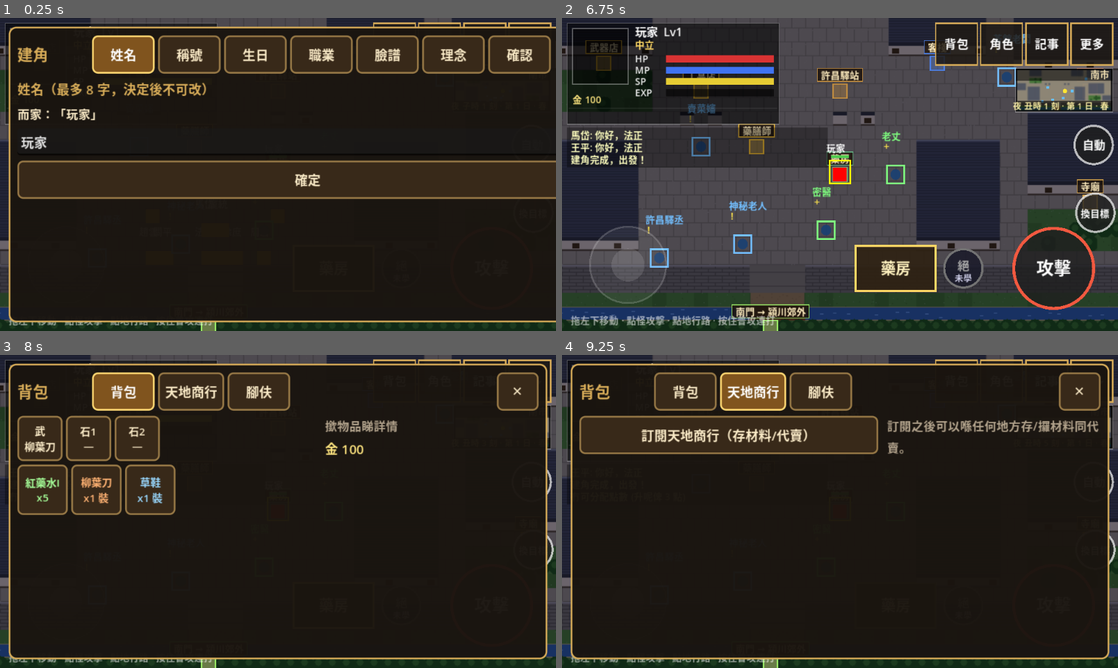
Above: before the commit, frames 1-4 (two rows, left to right).
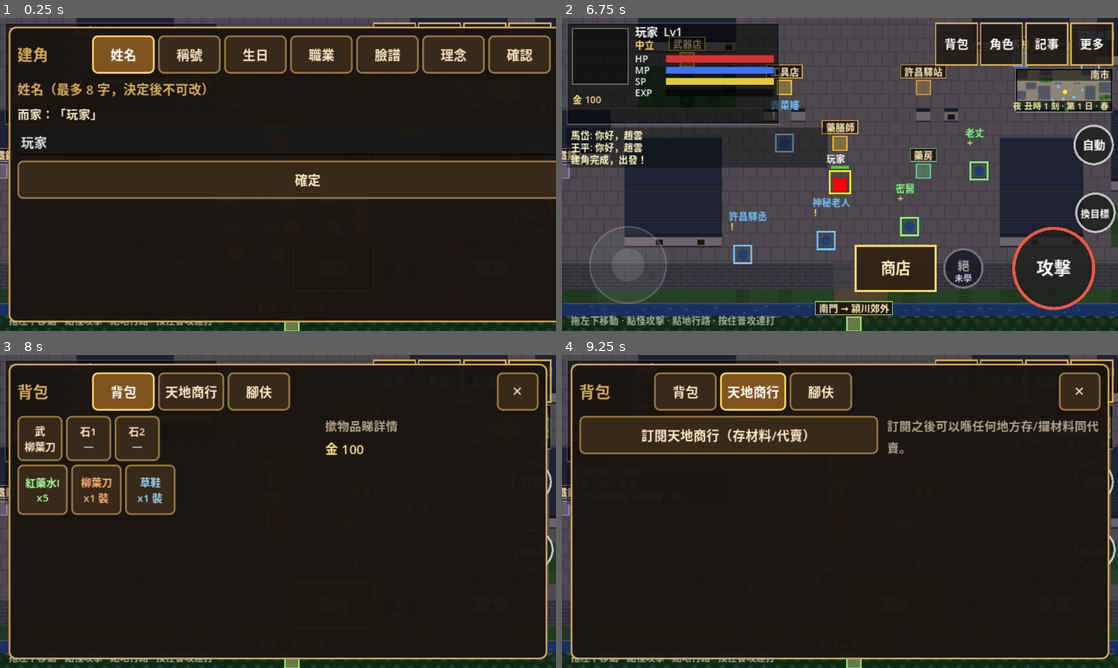
Above: after the commit, the same moments.

Repository: alphakey-marketing/sanguo-remake
Game: Godot game, scene res://ui/main.tscn
The game is run twice, just before and just after one commit, with the same random seed, the same clock (stepped at 60 frames per second) and the same inputs.
Inputs (mouse positions are in pixels of both pictures, inside the frame that each line leads up to):
- Up to frame 1 (0.25 s): no input
- Up to frame 2 (6.75 s): click "姓名" at 0.5 s; click "稱號" at 1.25 s; click (867, 143) at 2.02 s; type "12" at 2.1 s; click "生日" at 2.75 s; click "職業" at 3.5 s; click "臉譜" at 4.25 s; click "理念" at 5 s; click "確認" at 5.75 s; click "出發！" at 6.5 s
- Up to frame 3 (8 s): tap Enter at 7.25 s; move the mouse to (400, 495) at 7.27 s; hold D from 7.28 s (still down); tap B at 7.35 s; click (400, 495) at 7.42 s; tap Space at 7.52 s
- Up to frame 4 (9.25 s): release D at 8 s; click "背包" at 8 s; click "天地商行" at 8.75 s

The runs differ from the first frame. In frame 1, 2.0% of the frame differs, in the area x 0-97%, y 0-100%; in frame 2, 32%, in the area x 0-100%, y 0-100%; in frame 3, 2.2%; in frame 4, 2.2%.

Commit message:
S03a 可攻擊 NPC: 居民/紅名NPC攻擊 + 反擊/逃跑叫衛兵 + 善惡 ±1000/+300/+100 + UI長按攻擊
- karma.gd 加 karma_after_kill_npc（殺善居民: 非惡直接 -1000 / 惡人累積 -1000；殺紅名一律 +300）+ counter_kill 反擊 +100（clamp ±30000）
- cmd_attack 開放 kind==bot 做攻擊目標（安全區照禁）；sim_ai 泛化去追/打任何 ch 目標（怪睇 mob_def，NPC 用 player_def）
- _kill_bot：殺居民唔行玩家死亡流程；善惡 + 目擊(murder/bounty) + 移除 + kill_npc 事件；居民被襲反應（反擊 atk_target 或 fleeChance 逃跑）
- bot_sys：_pk_flee 逃跑去叫衛兵（guard_alert+消失）+ _crime_find_player 紅名殺人魔主動襲擊（安全區/潛行擋）
- 世界配置 bots.criminalPct/fleeChance/crimeAggro；view_ents 加 criminal（紅名顯示）
- UI 長按居民出攻擊 menu + 二次確認（安全區灰）；紅名紅字；kill_npc/guard_alert 入日誌
- 新 tests/run_pk.gd（31 項）接入 run_tests.sh；全 PASS（ALL OK）
- 修正 ui_smoke 武器店 ctx 殘留（等 ctx 真指住武器店）
- 偏離: 紅名NPC=居民小部分係殺人魔【自訂】；反擊+100=玩家冇先行襲擊嗰隻 bot

Diff:
--- a/client/data/world.json
+++ b/client/data/world.json
@@ -29,7 +29,7 @@
   "combat": { "castInterruptPct": 0.3, "fleeHpPct": 0.2, "fleeChance": 0.15, "returnRegenDiv": 20, "respawnTicksDefault": 200, "wanderChance": 0.05, "wanderRadius": 3,
    "compDownTicks": 600 },
   "_noteBots": "居民 NPC (bot_sys) 規則行為【自訂】: HP 低過 lowHpPct 返客棧、揀怪範圍 seekRange 格 + 最多高自己 maxLvAbove 級、每 tick 講嘢機率、野區閒逛機率",
-  "bots": { "lowHpPct": 0.4, "seekRange": 14, "maxLvAbove": 2, "chatChance": 0.002, "wanderChance": 0.15 },
+  "bots": { "lowHpPct": 0.4, "seekRange": 14, "maxLvAbove": 2, "chatChance": 0.002, "wanderChance": 0.15, "criminalPct": 0.12, "fleeChance": 0.25, "crimeAggro": 6 },
   "cities": [
     {
       "id": "xuchang",
--- a/client/rules/karma.gd
+++ b/client/rules/karma.gd
@@ -28,3 +28,33 @@
 static func price_factor(karma: int) -> float:
 	var bad := tier(karma) - 3                # 中立=0，罪犯=1，惡人=2，殺人魔=3
 	return 1.0 + maxf(0.0, float(bad)) * 0.1
+
+
+# ============ S03a 可攻擊 NPC 善惡 (spec 03 §2, 4.1/4.3) ============
+# 【原】玩家狀態                    ->  單機化執行位
+# ─────────────────────────────────────────────────────────────────
+# 殺善玩家: 正/善 -> 直接扣成 -1000    ->  殺善(居民) NPC: 非惡 -> 直接 -1000
+# 惡人殺善: 累積 -1000                ->  惡人再殺善居民: 再 -1000
+# 善/中立殺紅人(殺人魔玩家): +300      ->  殺紅名(殺人魔) NPC: +300
+# 紅殺紅: +300                        ->  殺人魔 NPC 互殺: +300
+# 反擊主動攻擊者成功: +100             ->  被 NPC 先攻擊, 成功反殺: +100
+const KILL_GOOD_SET := -1000    # 殺善居民 (自己非惡): 直接跌落 -1000
+const KILL_GOOD_ADD := -1000    # 惡人再殺善居民: 累積 -1000
+const KILL_RED := 300           # 殺紅名(殺人魔) NPC: +300 (善/中立/紅殺紅一致)
+const COUNTER_KILL := 100       # 反擊成功 (被 NPC 先攻擊後反殺): +100
+
+
+# victim = {good: 善居民, red: 紅名殺人魔}（二者其一）→ 新善惡值（夾喺 ±30000）
+static func karma_after_kill_npc(karma: int, victim: Dictionary) -> int:
+	if bool(victim.get("red", false)):
+		return int(clampf(karma + KILL_RED, -30000, 30000))
+	if bool(victim.get("good", false)):
+		if karma < 0:            # 惡人殺善: 累積
+			return int(clampf(karma + KILL_GOOD_ADD, -30000, 30000))
+		return int(clampf(KILL_GOOD_SET, -30000, 30000))   # 非惡殺善: 直接 -1000
+	return int(clampf(karma, -30000, 30000))
+
+
+# 反擊成功加成（被先攻擊後反殺，疊加喺 karma_after_kill_npc 之上）
+static func counter_kill(karma: int) -> int:
+	return int(clampf(karma + COUNTER_KILL, -30000, 30000))
--- a/client/sim/bot_sys.gd
+++ b/client/sim/bot_sys.gd
@@ -10,6 +10,8 @@
 # 目擊/交流權重【自訂】: 幾件初步事件先，Step 5.3 先接善惡反應
 const W_GREET := 2            # 玩家打招呼 (chat 喺附近)
 const W_SEE_KILL := 1         # 目擊玩家打怪 (中性偏正面，佩服)
+const W_KILL_NPC := -4        # 目擊玩家殺善居民 (大惡: NpcMemory 好感大跌, Spec 09/S03b 用)
+const W_KILL_RED := 2         # 目擊玩家殺紅名(殺人魔): 除害 (正面)
 
 
 # 新居民入場: 派理念 + 開一張記憶表 (供 sim.add_bots 用)
@@ -27,11 +29,17 @@
 			if not mobs_by_map.has(k):
 				mobs_by_map[k] = []
 			mobs_by_map[k].append(m)
+	var dead: Array = []
 	for id in sim.state["bots"]:
 		var e: Dictionary = sim.ent(id)
 		if e.is_empty() or not e.has("ch"):
 			continue
 		var ch: Dictionary = e["ch"]
+		if bool(ch.get("fleePk", false)):          # S03a: 被襲逃跑叫衛兵
+			_pk_flee(sim, id, e, dead)
+			continue
+		if bool(ch.get("criminal", false)) and _crime_find_player(sim, e):   # S03a: 紅名(殺人魔)主動襲擊玩家
+			continue                                  # (atk_target 已鎖定, 下方 _think_player 出手)
 		if sim.rng.next() < float(bc["chatChance"]):
 			sim.cmd_chat(id, LINES[sim.rng.below(LINES.size())])
 		var low: bool = int(e["hp"]) < RulesStats.max_hp(int(ch["level"]), ch["attrs"]) * float(bc["lowHpPct"])
@@ -70,3 +78,45 @@
 		if int(e["x"]) == int(e["tx"]) and int(e["y"]) == int(e["ty"]) and sim.rng.next() < float(bc["wanderChance"]):    # 冇怪: 喺野區行吓
 			var z: Dictionary = sim.zone_by_id(Sim.DEFAULT_ZONE)
 			sim.cmd_move(id, int(z["x0"]) + sim.rng.below(int(z["x1"]) - int(z["x0"])), int(z["y0"]) + sim.rng.below(int(z["y1"]) - int(z["y0"])))
+	for did in dead:                                  # 打完循環先清已經走去叫衛兵嘅居民 (避免中途改行緊嘅 list)
+		sim.state["bots"].erase(int(did))
+
+
+# S03a: 紅名(殺人魔)居民主動襲擊附近玩家 -> 鎖定 atk_target (畀玩家自衛反殺 = 反擊 +100 / 除害 +300)。
+# 潛行玩家唔會被發現 (同主動怪一致)。
+static func _crime_find_player(sim, e: Dictionary) -> bool:
+	var pid := int(sim.state["player_id"])
+	var pe: Dictionary = sim.ent(pid)
+	if pe.is_empty() or not pe.has("ch") or int(pe["hp"]) <= 0:
+		return false
+	# 安全區 PK 禁令 (spec 03 §3): 衛兵/城內冇得打交 —— 紅名(殺人魔)喺城入面都唔可以襲擊玩家；
+	# 要出到野外先會主動鎖定玩家 (玩家喺安全區 = 居民主動襲擊都禁，叫你入城避難)。
+	if sim.is_safe(int(e["x"]), int(e["y"])) or sim.is_safe(int(pe["x"]), int(pe["y"])):
+		return false
+	if RulesSpell.has(pe["ch"].get("status", {}), "stealth", sim.tick):
+		return false
+	var d := maxi(absi(int(e["x"]) - int(pe["x"])), absi(int(e["y"]) - int(pe["y"])))
+	if d <= int(sim.data.world["bots"]["crimeAggro"]):
+		e["atk_target"] = pid
+		return true
+	return false
+
+
+# S03a: 被襲選擇逃跑嘅居民 -> 走去客棧/安全區叫衛兵，到埗就消失 + 發 guard_alert (S03b 城門衛兵拒入接)。
+# dead: 要喺 think 循環完先由 sim.state["bots"] 移除嘅 id 集合。
+static func _pk_flee(sim, id: int, e: Dictionary, dead: Array) -> void:
+	var inn: Vector2i = sim.inn_pos
+	var near_inn := maxi(absi(int(e["x"]) - inn.x), absi(int(e["y"]) - inn.y)) <= Sim.NEAR
+	if near_inn or sim.is_safe(int(e["x"]), int(e["y"])):
+		var agg := int(e.get("aggressor", 0))
+		if agg != 0:
+			var pe: Dictionary = sim.ent(agg)
+			if not pe.is_empty() and pe.has("ch"):
+				sim._msg(agg, "%s跑去叫衛兵！" % str(e["name"]))
+				sim.event_emitted.emit({"k": "guard_alert", "src": int(e["id"]), "dst": agg, "name": str(e["name"])})
+		sim._remove_ent(id)
+		dead.append(id)
+		return
+	if sim._route_to_map(e, sim.map_id_at(inn.x, inn.y)):
+		return
+	sim.cmd_move(id, inn.x, inn.y)
--- a/client/sim/sim.gd
+++ b/client/sim/sim.gd
@@ -225,6 +225,7 @@
 				st_vis.append(str(k))
 		out.append({"id": e["id"], "name": e["name"], "x": e["x"], "y": e["y"], "face": e["face"],
 			"bot": e["kind"] == "bot", "gen": e["kind"] == "gen", "hp": e["hp"], "maxHp": e["max_hp"], "level": e["level"], "mob": e["kind"] == "mob",
+			"criminal": bool(e.get("ch", {}).get("criminal", false)),
 			"statuses": st_vis, "casting": e.has("casting"),
 			"aggro": int(e["mob"]["target"]) if e["kind"] == "mob" and e["mob"]["state"] == "chase" else 0})   # 怪追緊邊個
 	return out
--- a/client/sim/sim_ai.gd
+++ b/client/sim/sim_ai.gd
@@ -160,19 +160,28 @@
 	var hit := base_hit + float(jb.get("hitPct", 0.0))
 	if rng.next() >= hit:
 		_emit({"k": "hit", "src": p["id"], "dst": t["id"], "dmg": 0})     # miss
-		t["mob"]["state"] = "chase"
-		t["mob"]["target"] = p["id"]
+		if not tm.is_empty():                    # 怪先有仇恨/逃跑 state；NPC 冇 (S03a)
+			t["mob"]["state"] = "chase"
+			t["mob"]["target"] = p["id"]
 		return
 	# 弩命中 -> 扣 1 箭（有箭先出到呢步，前面已查）
 	if not mounted_combat and int(data.cats.get(int(ch["equip"].get("weapon", 0)), 0)) == RulesAmmo.NU_WEAPON_CAT:
 		RulesAmmo.consume_arrow(data, ch, 1)
-	var mdef: Dictionary = data.mob_def(int(t["mob"]["def"]))
+	# 目標防禦 / 元素: 怪睇 mob_def；NPC(居民/玩家/同伴) 用玩家防禦 + 冇元素 (spec 03 §4)
+	var t_def := 0.0
+	var t_elem := "none"
+	if not tm.is_empty():
+		var mdef := data.mob_def(int(t["mob"]["def"]))
+		t_def = float(mdef["def"])
+		t_elem = str(mdef.get("element", "none"))
+	else:
+		t_def = float(RulesCombat.player_def(int(t.get("level", 1))))
 	# 聚力/強力/神力 buff: 物攻 ×1.15/1.3/1.5 (spec 02 §7) + 輔助石物攻 % (effect 7)
 	var atk_mult := RulesSpell.atk_mult(ch.get("status", {}), tick)
 	atk_mult = atk_mult * (1.0 + float(jb.get("atkPct", 0.0)))
 	var eff_str := _eff_attr(ch, "str", ab) + float(jb.get("strFlat", 0))
-	var elem_mult := _phys_elem_mult(ch, str(mdef.get("element", "none")))
-	var dmg0 := RulesCombat.calc_damage(eff_str, w["power"], mdef["def"], rng_fn, atk_mult, 1.0)
+	var elem_mult := _phys_elem_mult(ch, t_elem)
+	var dmg0 := RulesCombat.calc_damage(eff_str, w["power"], t_def, rng_fn, atk_mult, 1.0)
 	var dmg := MathX.js_round(dmg0 * elem_mult)
 	_emit({"k": "hit", "src": p["id"], "dst": t["id"], "dmg": dmg})
 	if not mounted_combat:
--- a/client/sim/sim_char.gd
+++ b/client/sim/sim_char.gd
@@ -282,7 +282,8 @@
 func cmd_attack(id: int, target: int) -> void:
 	var e := ent(id)
 	var t := ent(target)
-	if e.has("ch") and int(e["hp"]) > 0 and t.get("kind", "") == "mob":
+	# S03a: 開放居民 (bot) 做攻擊目標（含紅名殺人魔 NPC）；安全區照禁（_think_player 出手前擋）
+	if e.has("ch") and int(e["hp"]) > 0 and (t.get("kind", "") == "mob" or t.get("kind", "") == "bot"):
 		e["atk_target"] = target      # 安全區入面都可以追過去，行出安全區先真正出手 (見 _think_player)
 
 
--- a/client/sim/sim_combat.gd
+++ b/client/sim/sim_combat.gd
@@ -35,6 +35,15 @@
 			t["mob"]["state"] = "flee"
 			t["mob"]["target"] = int(by["id"])
 			_emit({"k": "flee", "src": int(t["id"]), "dst": int(by["id"]), "name": str(t["name"])})
+	# S03a: 居民被襲擊 -> 反擊 / 逃跑叫衛兵 (spec 03 §2~3)。紅名(殺人魔)亦會主動襲擊玩家 (見 bot_sys.think)
+	if t["kind"] == "bot" and by.has("ch") and dmg > 0:
+		t["aggressor"] = int(by["id"])              # 記低攻擊者 (反擊/叫衛兵都用)
+		if int(t.get("reacted", 0)) == 0:           # 一場打交首次受擊先揀一次反應
+			t["reacted"] = 1
+			t["atk_target"] = int(by["id"])          # 預設反擊
+			if MathX.roll(rng_fn) < float(data.world["bots"]["fleeChance"]):
+				t["fleePk"] = true                   # 幾會逃跑: 走去叫衛兵
+				t["atk_target"] = 0
 	if t.has("ch"):
 		t["ch"]["hp"] = t["hp"]
 		if dmg > 0:
@@ -43,6 +52,8 @@
 		return
 	if t["kind"] == "mob":
 		_kill_mob(t, by)
+	elif t.get("kind", "") == "bot":
+		_kill_bot(t, by)              # S03a: 居民死亡 (唔走返回客棧條玩家死亡流程)
 	elif t.has("ch"):
 		_kill_player(t)
 
@@ -164,6 +175,35 @@
 	_emit({"k": "die", "dst": p["id"], "lost": lost})
 
 
+# S03a: 殺死居民/紅名(殺人魔) NPC (spec 03 §2, §4)。
+# 善惡: 殺善一次過 -1000 / 紅殺紅 +300 / 反擊成功 +100；目擊；居民唔重生、冇掉落。
+func _kill_bot(t: Dictionary, by: Dictionary) -> void:
+	if by.is_empty() or not by.has("ch"):
+		_remove_ent(int(t["id"]))
+		return
+	var is_player := int(by["id"]) == int(state["player_id"])
+	var red := bool(t.get("ch", {}).get("criminal", false))
+	# 反擊判定: 玩家而家追擊緊呢隻 bot = 玩家先行出手 (謀殺 / 紅殺)；
+	# 玩家冇追緊 = 呢隻 bot 主動襲擊玩家而玩家自衛反殺 -> 反擊成功 +100
+	var initiated := is_player and int(ent(int(state["player_id"])).get("atk_target", 0)) == int(t["id"])
+	var counter := is_player and not initiated
+	if is_player:
+		var pch: Dictionary = by["ch"]
+		pch["karma"] = RulesKarma.karma_after_kill_npc(int(pch["karma"]), {"good": not red, "red": red})
+		if counter:
+			pch["karma"] = RulesKarma.counter_kill(int(pch["karma"]))
+		# 目擊: 附近有記憶表嘅 NPC 記錄玩家做咗嘢 (好感/傳聞, Spec 09)
+		_witness_nearby(t, int(by["id"]), "murder", BotSys.W_KILL_NPC if not red else BotSys.W_KILL_RED)
+		_msg(int(by["id"]), "你殺咗%s！%s" % [str(t["name"]), ("（除害）" if red else "（罪案）")])
+	state["bots"].erase(int(t["id"]))
+	_remove_ent(int(t["id"]))
+	var ev := {"k": "kill_npc", "dst": int(by["id"]), "name": str(t["name"]), "red": red, "counter": counter}
+	if is_player:
+		ev["karma"] = int(by["ch"]["karma"])
+		ev["kind"] = "murder" if not red else "bounty"
+	_emit(ev)
+
+
 # 逃跑怪消失: 排重生 + 清 atk_target (冇掉落/善惡/經驗)
 func _erase_flee(m: Dictionary, d: Dictionary) -> void:
 	_schedule_respawn(m, d)
--- a/client/sim/sim_core.gd
+++ b/client/sim/sim_core.gd
@@ -486,6 +486,8 @@
 		var nm: String = BotSys.NAMES[i % BotSys.NAMES.size()] + (str(i) if i >= BotSys.NAMES.size() else "")
 		var e := _spawn_actor(nm, "bot")
 		BotSys.init_identity(e, rng)
+		if rng.next() < float(data.world["bots"]["criminalPct"]):   # S03a: 部分居民係紅名(殺人魔)「殺人魔 NPC」
+			e["ch"]["criminal"] = true
 		state["bots"].append(int(e["id"]))
 
 
--- /dev/null
+++ b/client/tests/run_pk.gd
@@ -0,0 +1,244 @@
+extends SceneTree
+# S03a 可攻擊 NPC 測試 (spec 03 §2, §3, §4): 居民/紅名 NPC 攻擊 + 反擊/逃跑叫衛兵/善惡。
+# 覆蓋: 純函數善惡 (殺善 -1000 / 紅殺紅 +300 / 反擊 +100)、cmd_attack 開放 bot、
+#       安全區照禁、殺居民 murder / 殺紅名 bounty 事件、紅名自衛反殺、逃跑叫衛兵、view_ents 紅名。
+# 跑: Godot --headless --path client --script tests/run_pk.gd
+
+var fails := 0
+var total := 0
+
+
+func _init() -> void:
+	var data := GameData.load_all()
+	t_karma_rules(data)
+	t_npc_attack_good(data)
+	t_npc_safe_zone(data)
+	t_npc_red_kill(data)
+	t_npc_self_defense(data)
+	t_npc_flee_guards(data)
+	t_npc_view(data)
+	print("[TEST] pk: %d, fail %d" % [total, fails])
+	quit(1 if fails > 0 else 0)
+
+
+func check(cond: bool, msg: String) -> void:
+	total += 1
+	if not cond:
+		fails += 1
+		print("[FAIL] " + msg)
+
+
+func _put(sim: Sim, id: int, x: int, y: int) -> void:
+	var e := sim.ent(id)
+	e["x"] = x
+	e["y"] = y
+	e["tx"] = x
+	e["ty"] = y
+
+
+# 喺野外 (60,60 附近非安全) 砌一個玩家 + 一隻居民 (bot)，玩家黐住佢
+func _mk(data: GameData, seed: int) -> Array:
+	var sim := Sim.new(data, seed)
+	var pid := sim.spawn_player("t", "yishi")
+	var me: Dictionary = sim.ent(pid)
+	_put(sim, pid, 60, 60)
+	sim._sync_stats(me)
+	var b := sim._spawn_actor("路人", "bot")
+	BotSys.init_identity(b, sim.rng)
+	var q := sim._free_near(60, 60)
+	_put(sim, int(b["id"]), q.x, q.y)
+	sim._sync_stats(b)
+	return [sim, pid, b]
+
+
+# ===== 純函數: 殺善 -1000 / 紅殺紅 +300 / 反擊 +100 (spec 03 §2) =====
+func t_karma_rules(data: GameData) -> void:
+	# 殺善居民 (自己非惡): 直接 -1000
+	check(RulesKarma.karma_after_kill_npc(0, {"good": true, "red": false}) == -1000, "中立殺善: 直接 -1000")
+	check(RulesKarma.karma_after_kill_npc(5000, {"good": true, "red": false}) == -1000, "正/善殺善: 直接 -1000")
+	check(RulesKarma.karma_after_kill_npc(1000, {"good": true, "red": false}) == -1000, "好人殺善: 直接 -1000")
+	# 惡人殺善: 累積 -1000
+	check(RulesKarma.karma_after_kill_npc(-5000, {"good": true, "red": false}) == -6000, "罪犯殺善: 累積 -1000")
+	check(RulesKarma.karma_after_kill_npc(-20000, {"good": true, "red": false}) == -21000, "殺人魔殺善: 累積 -1000")
+	# 殺紅名 (殺人魔) NPC: +300 (善/中立一致)
+	check(RulesKarma.karma_after_kill_npc(0, {"good": false, "red": true}) == 300, "中立殺紅名: +300")
+	check(RulesKarma.karma_after_kill_npc(5000, {"good": false, "red": true}) == 5300, "善殺紅名: +300")
+	# 紅殺紅 +300（一樣）
+	check(RulesKarma.karma_after_kill_npc(-20000, {"good": false, "red": true}) == -19700, "紅殺紅: +300")
+	# 反擊成功 +100 (疊加喺基礎之上)
+	check(RulesKarma.counter_kill(-1000) == -900, "反擊: 基礎 +100")
+	check(RulesKarma.counter_kill(-19700) == -19600, "反擊: 疊加喺紅殺之後 = 前面 +300 再 +100")
+	# clamp ±30000
+	check(RulesKarma.karma_after_kill_npc(29900, {"good": false, "red": true}) == 30000, "紅名 clamp 頂")
+	check(RulesKarma.karma_after_kill_npc(-29900, {"good": true, "red": false}) == -30000, "殺善 clamp 底 (惡人 -1000 到底)")
+
+
+# ===== cmd_attack 開放居民 + 殺善居民 -> karma -1000 + murder 事件 + 移除 =====
+func t_npc_attack_good(data: GameData) -> void:
+	var r := _mk(data, 61)
+	var sim: Sim = r[0]
+	var pid: int = r[1]
+	var b: Dictionary = r[2]
+	var ch: Dictionary = sim.player_ch()
+	var bid := int(b["id"])
+	# 未開放前 bot 唔係攻擊目標? 依家開咗 -> cmd_attack 接受
+	sim.cmd_attack(pid, bid)
+	check(int(sim.ent(pid)["atk_target"]) == bid, "cmd_attack: 接受居民做目標")
+	# 居民血 1: 一打即死
+	sim.ent(bid)["hp"] = 1
+	sim.ent(bid)["ch"]["hp"] = 1
+	var got_murder: Array = [false, 0]
+	sim.event_emitted.connect(func(ev: Dictionary) -> void:
+		if String(ev.get("k", "")) == "kill_npc" and int(ev.get("dst", 0)) == pid:
+			got_murder[0] = true
+			got_murder[1] = int(ev.get("karma", 0)))
+	var before := 0
+	for _i in 60:
+		sim.step()
+		if int(ch.get("karma", 0)) < before:
+			break
+	check(int(ch["karma"]) == -1000, "殺善居民: 善惡一次過 -1000")
+	check(bool(got_murder[0]), "殺居民: 發出 kill_npc (murder) 事件")
+	check(String(sim.ent(bid).get("kind", "")) != "bot" or not sim.ents.has(bid), "殺居民: 居民被移除")
+	check(int(sim.ent(pid).id) == pid, "玩家仲喺度")
+
+
+# ===== 安全區照禁: 城內攻擊居民無效 =====
+func t_npc_safe_zone(data: GameData) -> void:
+	var sim := Sim.new(data, 62)
+	var pid := sim.spawn_player("t", "yishi")
+	var me: Dictionary = sim.ent(pid)
+	var inn: Dictionary = data.inn
+	_put(sim, pid, int(inn["x"]), int(inn["y"]) + 2)
+	sim._sync_stats(me)
+	var b := sim._spawn_actor("路人", "bot")
+	BotSys.init_identity(b, sim.rng)
+	_put(sim, int(b["id"]), int(inn["x"]), int(inn["y"]) + 3)
+	sim._sync_stats(b)
+	check(sim.is_safe(int(sim.ent(pid)["x"]), int(sim.ent(pid)["y"])), "玩家喺安全區")
+	check(sim.is_safe(int(sim.ent(int(b["id"]))["x"]), int(sim.ent(int(b["id"]))["y"])), "居民喺安全區")
+	sim.ent(int(b["id"]))["hp"] = 1
+	sim.ent(int(b["id"]))["ch"]["hp"] = 1
+	var ch: Dictionary = sim.player_ch()
+	sim.cmd_attack(pid, int(b["id"]))
+	var k0 := int(ch["karma"])
+	for _i in 40:
+		sim.step()
+		if int(ch["karma"]) != k0:
+			break
+	check(int(ch["karma"]) == k0, "安全區: 攻擊居民唔會改變善惡")
+	# 安全區會自動回血 (regen)，唔可以用 hp==1 證明；證明 = 居民仲喺度 + 冇死 + 善惡冇變
+	check(sim.ents.has(int(b["id"])) and int(sim.ent(int(b["id"]))["hp"]) > 0, "安全區: 居民冇死 (出手被禁)")
+
+
+# ===== 殺紅名(殺人魔) NPC -> +300 + bounty 事件 =====
+func t_npc_red_kill(data: GameData) -> void:
+	var r := _mk(data, 63)
+	var sim: Sim = r[0]
+	var pid: int = r[1]
+	var b: Dictionary = r[2]
+	b["ch"]["criminal"] = true
+	var ch: Dictionary = sim.player_ch()
+	ch["karma"] = 0
+	var bid := int(b["id"])
+	var got_bounty: Array = [false, false]
+	sim.event_emitted.connect(func(ev: Dictionary) -> void:
+		if String(ev.get("k", "")) == "kill_npc" and int(ev.get("dst", 0)) == pid:
+			got_bounty[0] = true
+			got_bounty[1] = bool(ev.get("red", false)))
+	sim.ent(bid)["hp"] = 1
+	sim.ent(bid)["ch"]["hp"] = 1
+	sim.cmd_attack(pid, bid)
+	for _i in 60:
+		sim.step()
+		if int(ch["karma"]) > 0:
+			break
+	check(int(ch["karma"]) == 300, "殺紅名 NPC: +300")
+	check(bool(got_bounty[0]) and bool(got_bounty[1]), "殺紅名: kill_npc 事件 red=true")
+
+
+# ===== 紅名(殺人魔)主動襲擊玩家 -> 玩家自衛反殺 = 反擊 +100 疊加喺 +300 上面 =====
+func t_npc_self_defense(data: GameData) -> void:
+	var sim := Sim.new(data, 64)
+	var pid := sim.spawn_player("t", "yishi")
+	var me: Dictionary = sim.ent(pid)
+	_put(sim, pid, 60, 60)
+	sim._sync_stats(me)
+	var b := sim._spawn_actor("殺人魔", "bot")
+	BotSys.init_identity(b, sim.rng)
+	b["ch"]["criminal"] = true
+	var q := sim._free_near(60, 60)
+	_put(sim, int(b["id"]), q.x, q.y)
+	sim._sync_stats(b)
+	sim.state["bots"].append(int(b["id"]))
+	var ch: Dictionary = sim.player_ch()
+	ch["karma"] = 0
+	var bid := int(b["id"])
+	# 玩家冇追擊佢 (atk_target=0)；紅名居民喺 BotSys.think 會主動鎖定玩家 (crimeAggro)
+	var locked := false
+	for _i in 30:
+		sim.step()
+		if String(sim.ent(int(me["id"])).get("kind", "")) == "":
+			break
+		if int(sim.ent(bid).get("atk_target", 0)) == pid:
+			locked = true
+			break
+	check(locked, "紅名居民: 主動襲擊玩家 (atk_target=玩家)")
+	# 玩家反殺 (player 冇 atk_target 指向佢 = 自衛) -> 紅殺 +300 + 反擊 +100 = +400
+	sim.ent(bid)["hp"] = 1
+	sim.ent(bid)["ch"]["hp"] = 1
+	sim.damage(sim.ent(bid), 99999, sim.ent(pid))
+	check(int(ch["karma"]) == 400, "自衛反殺紅名: 紅殺 +300 + 反擊 +100 = +400")
+	check(not sim.ents.has(bid), "自衛反殺: 紅名被移除")
+
+
+# ===== 逃跑叫衛兵: 被襲居民 (fleePk) 到安全區/客棧 -> guard_alert + 消失 =====
+func t_npc_flee_guards(data: GameData) -> void:
+	var sim := Sim.new(data, 65)
+	var pid := sim.spawn_player("t", "yishi")
+	_put(sim, pid, 60, 60)
+	sim._sync_stats(sim.ent(pid))
+	var b := sim._spawn_actor("路人", "bot")
+	BotSys.init_identity(b, sim.rng)
+	sim.state["bots"].append(int(b["id"]))
+	var bid := int(b["id"])
+	# 玩家襲擊, 居民揀咗逃跑: 手動設定 fleePk + aggressor
+	sim.ent(bid)["ch"]["fleePk"] = true
+	sim.ent(bid)["aggressor"] = pid
+	# 放喺客棧隔籬 (安全) -> 下一步 BotSys.think 走去叫衛兵
+	var innx := int(data.inn["x"])
+	var inny := int(data.inn["y"])
+	_put(sim, bid, innx, inny + 2)
+	var got_alert: Array = [false, ""]
+	sim.event_emitted.connect(func(ev: Dictionary) -> void:
+		if String(ev.get("k", "")) == "guard_alert" and int(ev.get("dst", 0)) == pid:
+			got_alert[0] = true
+			got_alert[1] = str(ev.get("name", "")))
+	for _i in 30:
+		sim.step()
+		if bool(got_alert[0]):
+			break
+	check(bool(got_alert[0]), "逃跑居民: 到安全區發出 guard_alert (叫衛兵)")
+	check(not sim.ents.has(bid), "逃跑居民: 走去叫衛兵後消失")
+	check(not (sim.state["bots"] as Array).has(bid), "逃跑居民: 由居民清單移除")
+
+
+# ===== view_ents 紅名表示 (UI 紅名顯示用) =====
+func t_npc_view(data: GameData) -> void:
+	var sim := Sim.new(data, 66)
+	var pid := sim.spawn_player("t", "yishi")
+	_put(sim, pid, 60, 60)
+	var good := sim._spawn_actor("路人", "bot")
+	_put(sim, int(good["id"]), 61, 60)
+	var red := sim._spawn_actor("殺人魔", "bot")
+	red["ch"]["criminal"] = true
+	_put(sim, int(red["id"]), 62, 60)
+	var found_good := false
+	var found_red := false
+	for e in sim.view_ents():
+		if int(e["id"]) == int(good["id"]):
+			found_good = not bool(e.get("criminal", false))
+		if int(e["id"]) == int(red["id"]):
+			found_red = bool(e.get("criminal", false))
+	check(found_good, "view_ents: 普通居民 criminal=false (白名)")
+	check(found_red, "view_ents: 紅名居民 criminal=true (紅名顯示)")
--- a/client/tests/ui_smoke.gd
+++ b/client/tests/ui_smoke.gd
@@ -227,7 +227,11 @@
 	# 4. 行近武器店 → 互動掣 = 商店 → 揀貨 → 確認買入
 	var sp0 := shop_pos()
 	put(sp0.x, sp0.y + 1)
-	check(await until(func() -> bool: return String(hud.ctx.get("kind", "")) == "shop"), "近武器店互動掣應該係商店 (%s)" % hud.ctx)
+	# ctx 每 0.2s 先更新一次；put() 瞬移後要等 ctx 真正指住武器店（唔係前一步殘留嘅其他商店）
+	check(await until(func() -> bool:
+		var _st: Array = hud.ctx.get("ref", {}).get("stock", []) as Array
+		return String(hud.ctx.get("kind", "")) == "shop" and (!_st.is_empty() and int(_st[0]) == 10001)),
+		"近武器店互動掣應該係武器店 (%s)" % hud.ctx)
 	await click(center("context"))
 	var sp: GamePanel = hud.panels.get("shop")
 	check(sp != null and sp.visible, "撳互動掣應該開商店")
--- a/client/ui/main.gd
+++ b/client/ui/main.gd
@@ -11,6 +11,7 @@
 const TARGET_RANGE := 16          # 換目標: 附近幾多格 (Manhattan) 內嘅怪
 const FIELD_RETRY_TICKS := 60     # 自動掛機冇怪: 每幾多 tick 再行去野區
 const DEBUG_FOOD := 29054         # debug「試食」: 燻魚 (回 HP)
+const LONG_PRESS_MS := 650        # S03a: 長按 NPC 先出「攻擊」menu (二次確認)
 
 var sim: Sim
 var data: GameData
@@ -27,6 +28,8 @@
 var start_pos := Vector2i(-1, -1)
 var moved := false
 var target_id := -1
+var _touch_at := 0                # S03a: 長按偵測 (down 嘅時間戳)
+var _touch_pos := Vector2.ZERO
 var hud: MobileHud                # 手機操控層 (ui/touch/mobile_hud.gd)
 var auto := false                 # 自動掛機
 var sshot_file := ""             # --sshot: 開場幾秒後截圖存 user:// 退出
@@ -408,6 +411,15 @@
 				var names := []
 				for i in e.items: names.append(item_names.get(int(i), str(i)))
 				_log("殺怪 +%d 經驗 +%d 金 %s%s" % [e.exp, e.gold, ",".join(names), "  升級! Lv%d" % e.lvUp if int(e.lvUp) > 0 else ""])
+		"kill_npc":                # S03a: 殺居民/紅名 NPC -> 善惡變化
+			if int(e.dst) == my_id:
+				var km := str(e.get("kind", ""))
+				var diff_str := "善惡咗"
+				kills += 1
+				_log("殺%s%s！%s（善惡而家 %d）" % ["咗紅名·殺人魔" if bool(e.get("red", false)) else "居民", str(e.name), "（反擊+100）" if bool(e.get("counter", false)) else "（謀殺-1000）", int(e.get("karma", 0))])
+		"guard_alert":            # S03a: 被襲居民走去叫衛兵
+			if int(e.dst) == my_id:
+				_log("%s走去叫衛兵！" % str(e.name))
 		"msg":
 			if int(e.dst) == my_id: _log(str(e.text))
 		"travel":
@@ -874,6 +886,47 @@
 	for e in ents:
 		if int(e.x) == int(g.x) and int(e.y) == int(g.y): return e
 	return null
+
+
+# S03a: 長按位置附近格嘅居民 (bot) → 出「攻擊」menu (二次確認)。
+# 短按照正常 tap (行路/打怪)；長按唔係撳中居民就照做 normal tap。
+func _handle_long_press(pos: Vector2) -> void:
+	var g := (pos + cam) / TILE
+	var gx := int(floor(g.x))
+	var gy := int(floor(g.y))
+	var hit: Dictionary = {}
+	for e in ents:
+		if not bool(e.get("bot", false)):
+			continue
+		if absi(int(e.x) - gx) <= 1 and absi(int(e.y) - gy) <= 1:
+			hit = e
+			break
+	if hit.is_empty():
+		_hud_tap(pos)                 # 唔係居民: 當普通 tap
+		return
+	_open_npc_attack(hit)
+
+
+# S03a: 長按居民 → 攻擊 menu + 二次確認。安全區照禁 (sim 出手前都擋, 呢度 UI 都灰)。
+func _open_npc_attack(ev: Dictionary) -> void:
+	var me = _me()
+	var safe: bool = me != null and sim.is_safe(int(me.x), int(me.y))
+	var red := bool(ev.get("criminal", false))
+	var tid := int(ev.id)
+	var name := str(ev.get("name", "居民")) + ("　［紅名·殺人魔］" if red else "")
+	var effect := ("除害善惡 +300" if red else "做衰嘢，善惡一次過 -1000")
+	var warn := "城內（安全區）唔可以攻擊居民。" if safe else "攻擊佢？殺害居民會被視為罪案（%s）。" % effect
+	hud.open_dialog(func() -> Dictionary: return {
+		"title": name, "text": warn, "options": [
+			{"label": "攻擊…", "disabled": safe, "cb": func() -> void:
+				hud.open_dialog(func() -> Dictionary: return {
+					"title": "確定攻擊？", "text": "殺害居民會損善惡，附近居民都會記得你。\n%s" % name, "options": [
+						{"label": "確定攻擊", "cb": func() -> void:
+							target_id = tid
+							_send({"t": "attack", "target": tid})
+							hud.close_panels()},
+						{"label": "取消", "cb": func() -> void: hud.close_panels()}]})},
+			{"label": "離開", "cb": func() -> void: hud.close_panels()}]})
 
 # 測試功能: 「更多」面板 + 桌面鍵盤共用（成品前換走；倉庫已搬去背包面板）
 func _on_debug_pressed(action: String) -> void:
@@ -925,7 +978,14 @@
 	# （唔用 Input.is_emulating_mouse_from_touch(): 4.7 桌面都回 true）
 	if ev is InputEventScreenTouch:
 		if ev.pressed:
-			_hud_tap(ev.position)
+			_touch_at = Time.get_ticks_msec()      # S03a: 記低 down 時刻做長按偵測
+			_touch_pos = ev.position
+		else:
+			var held := Time.get_ticks_msec() - _touch_at
+			if held >= LONG_PRESS_MS:              # 長按: 對 NPC 出「攻擊」menu
+				_handle_long_press(ev.position)
+			else:                                  # 短按: 正常 tap
+				_hud_tap(ev.position)
 		return
 	if ev is InputEventMouse and ev.device == InputEvent.DEVICE_ID_EMULATION:
 		return
@@ -1020,7 +1080,9 @@
 			nm += "（吟唱中）"
 		if isgen:
 			nm = "【同伴】" + nm
-		_txt(p + Vector2(-8, -18), nm, Color(1, 0.7, 0.6) if ismob else Color(0.6, 1, 0.65) if isgen else Color.WHITE, 11)
+		# S03a: 紅名(殺人魔)居民 = 紅字表示（居民警告話你知佢係殺人魔）
+		var nc := Color(1, 0.32, 0.32) if bool(e.get("criminal", false)) else Color(1, 0.7, 0.6) if ismob else Color(0.6, 1, 0.65) if isgen else Color.WHITE
+		_txt(p + Vector2(-8, -18), nm, nc, 11)
 	for qn in quest_npcs:
 		if not mr.has_point(Vector2i(int(qn.x), int(qn.y))):
 			continue
Not shown, added: client/tests/run_pk.gd.uid
Not shown, changed: docs/PLAN.md
Not shown, changed: docs/spec/03_善惡與死亡.md
Not shown, changed: tools/run_tests.sh
